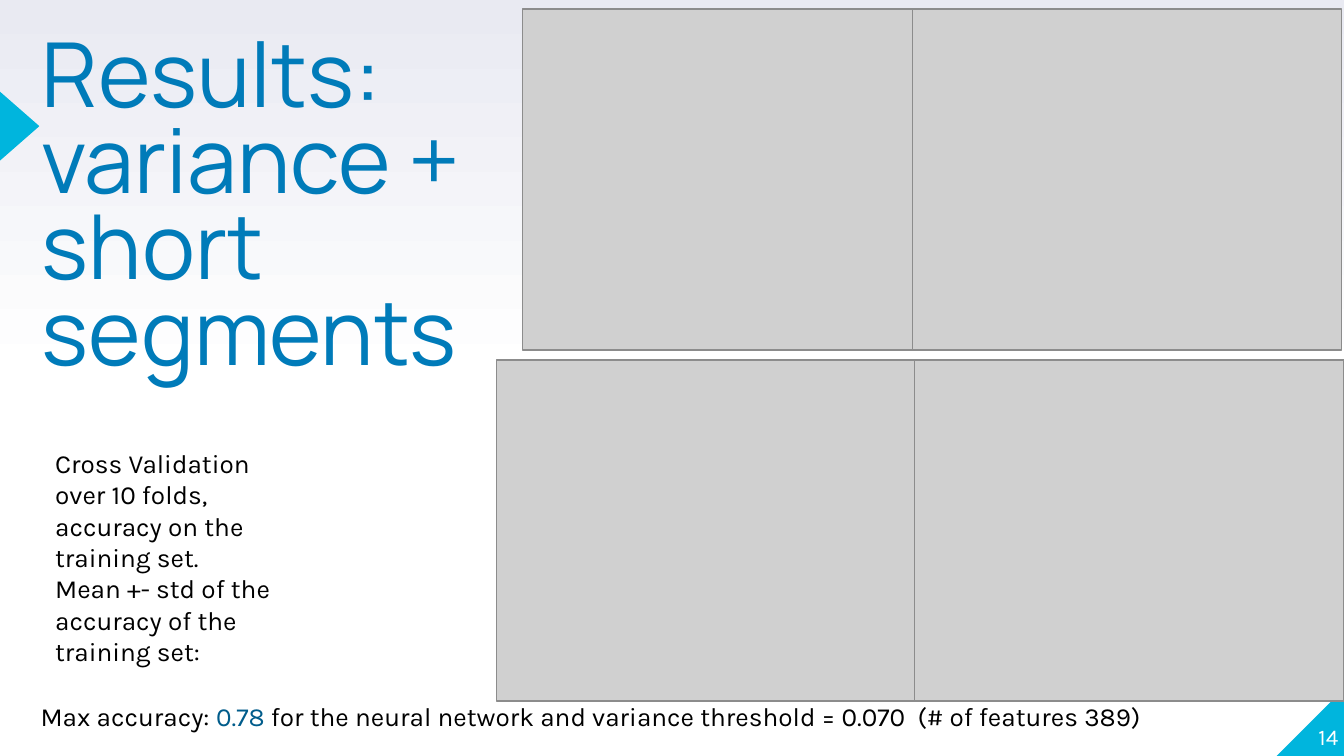
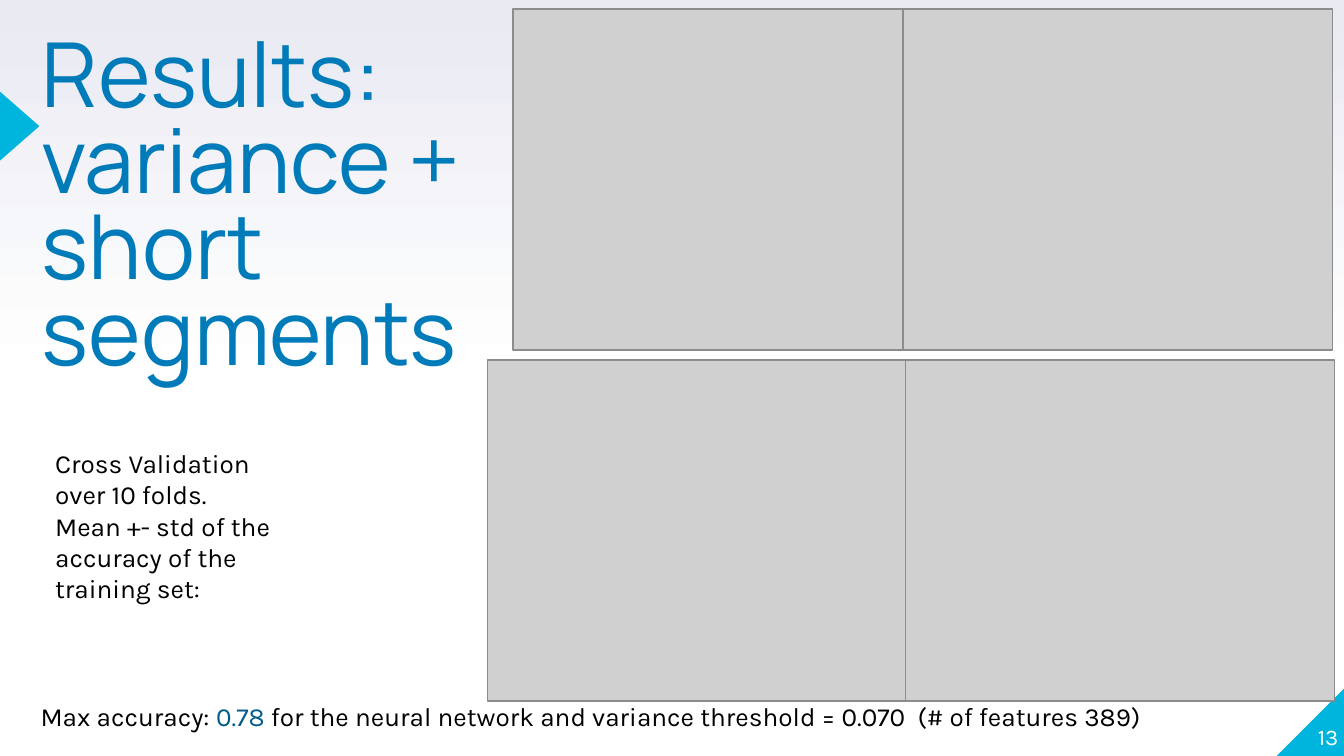
Before and after one commit to veneresabrina/Bioinfo, a slide deck: slide 13 of PRESENTAZIONE.pptx (slide 14 before the commit). Drawn at 1344x756 pixels with LibreOffice and Linux fonts; fonts in the diff are those of the drawing; grey boxes stand for pictures. Boxes give left, top, right and bottom in pixels: in the first picture for what was removed or moved away, otherwise in the second. Text is boxed around its words. In the diff, an @@ line names an element or a change of style, - is before the commit and + after.

```diff
--- a/PRESENTAZIONE.pptx
+++ b/PRESENTAZIONE.pptx
@@ 4 pictures: place and size @@
-4 pictures at [497, 9, 1344, 702]
+4 pictures at [488, 9, 1335, 702]
@@ text at [55, 455, 250, 505]: text changed @@
-Cross Validation over 10 folds, accuracy on the training set.
+Cross Validation over 10 folds.
@@ page number at [1318, 730, 1339, 746]: text changed @@
-14
+13
```
Also in this commit, not shown: 9 other slides changed, 2 slides removed.
